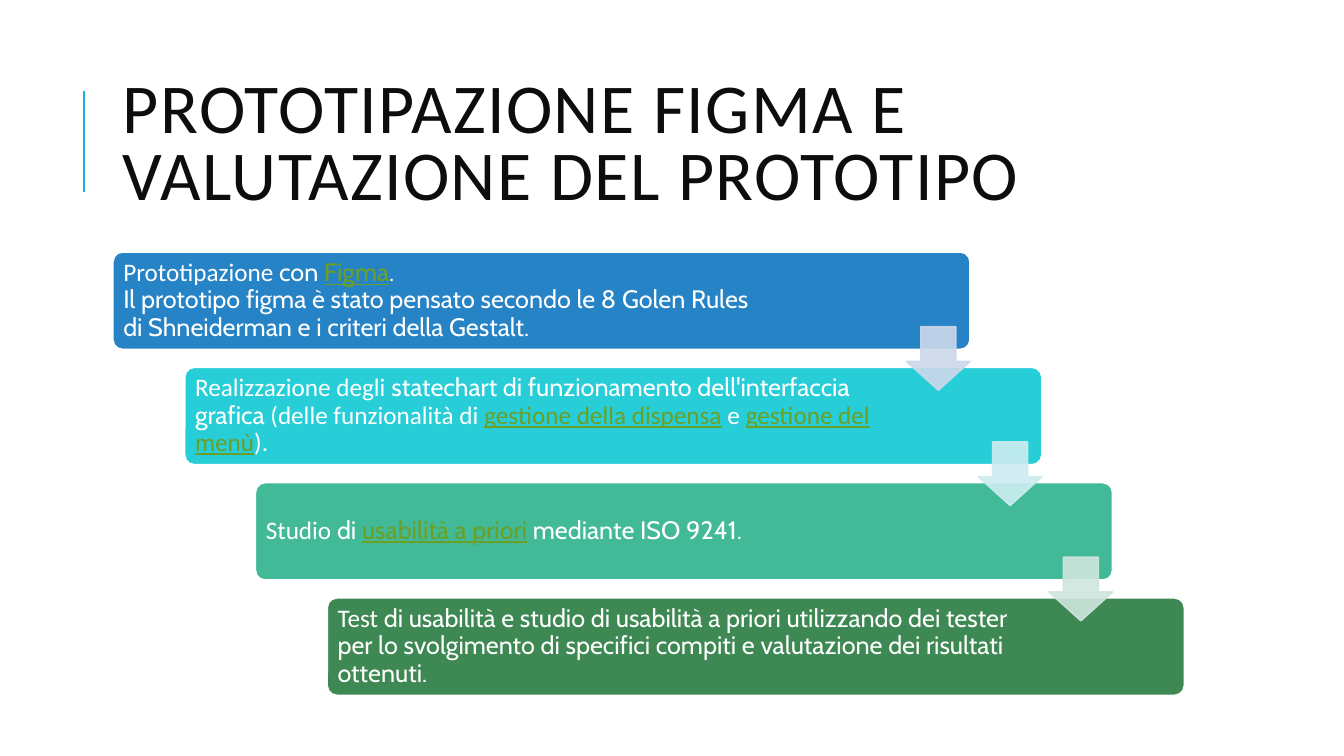
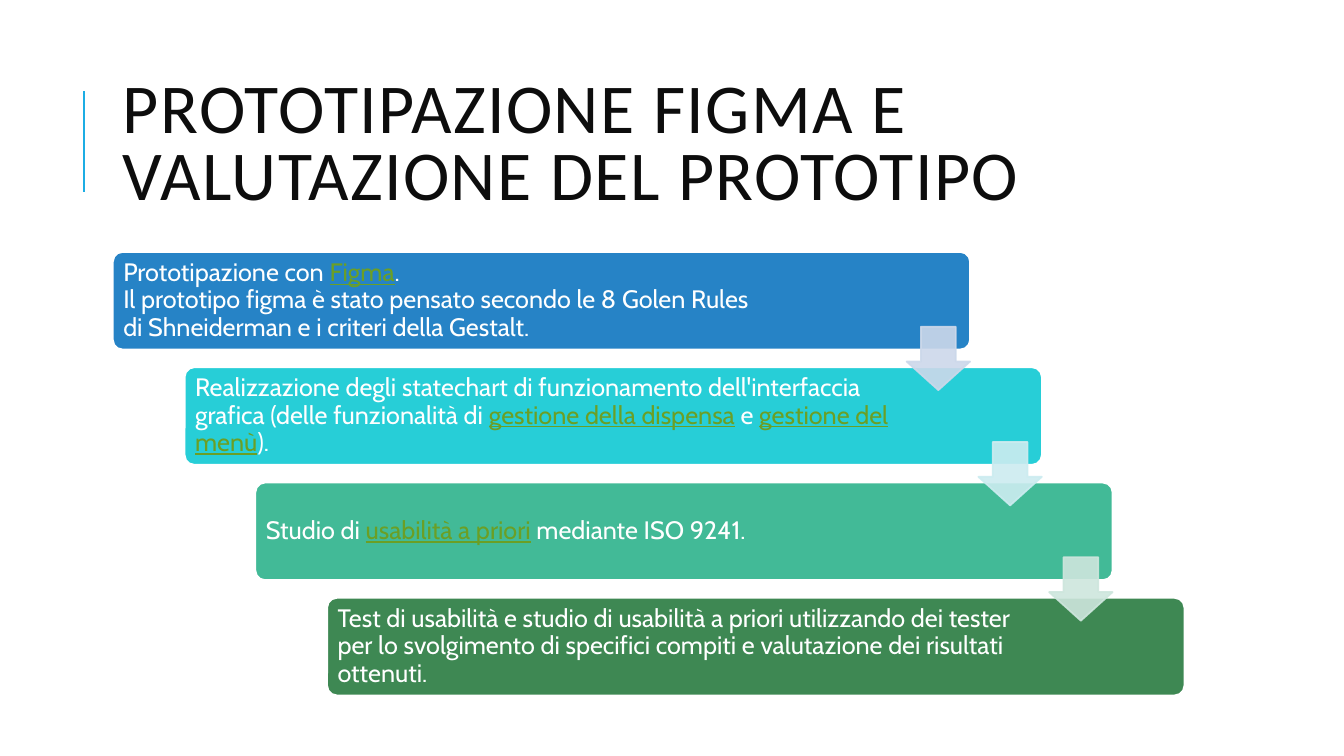
Before and after one commit to CristianCarrella/Ratatouille23, a slide deck: slide 5 of powerpoint_presentazione/presentazione.pptx. Drawn at 1344x756 pixels with LibreOffice and Linux fonts; fonts in the diff are those of the drawing. Boxes give left, top, right and bottom in pixels: in the first picture for what was removed or moved away, otherwise in the second. Text is boxed around its words. In the diff, an @@ line names an element or a change of style, - is before the commit and + after.

```diff
--- a/powerpoint_presentazione/presentazione.pptx
+++ b/powerpoint_presentazione/presentazione.pptx
@@ text "Prototipazione con Figma. Il prototipo ..." at box(123, 263, 748, 337): font Calibri to Cabin in "Prototipazione" @@
@@ text "Realizzazione degli statechart di funzionamento ..." at box(195, 377, 888, 455): font Calibri to Cabin in "Realizzazione degli (delle funzionalità di gestione della ..." @@
@@ text "Studio di usabilità a priori ..." at box(266, 520, 746, 545): font Calibri to Cabin in "Studio" @@
@@ text "Test di usabilità e studio ..." at box(338, 608, 1010, 683): font Calibri to Cabin in "Test" @@
```
Also in this commit, not shown: 7 other slides changed, 3 other files.
